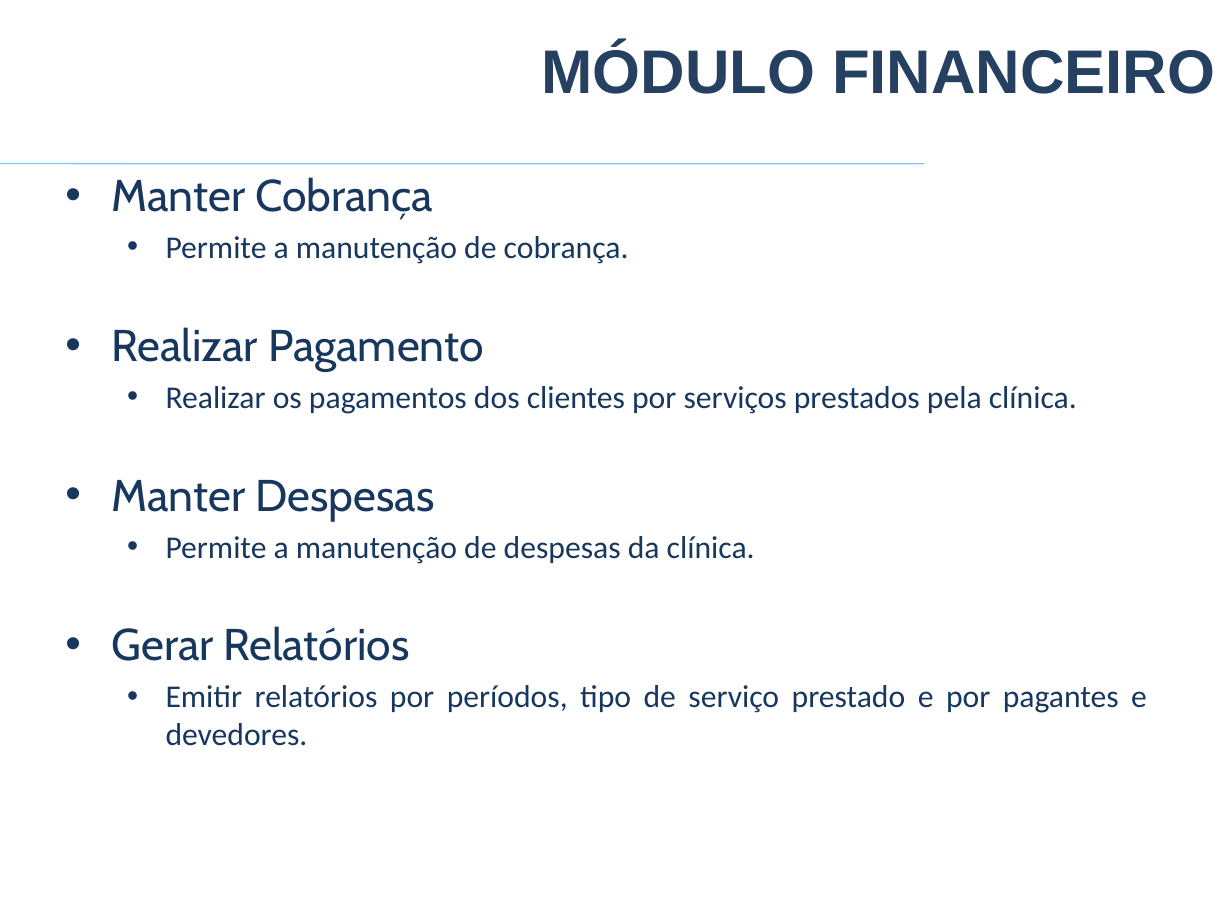
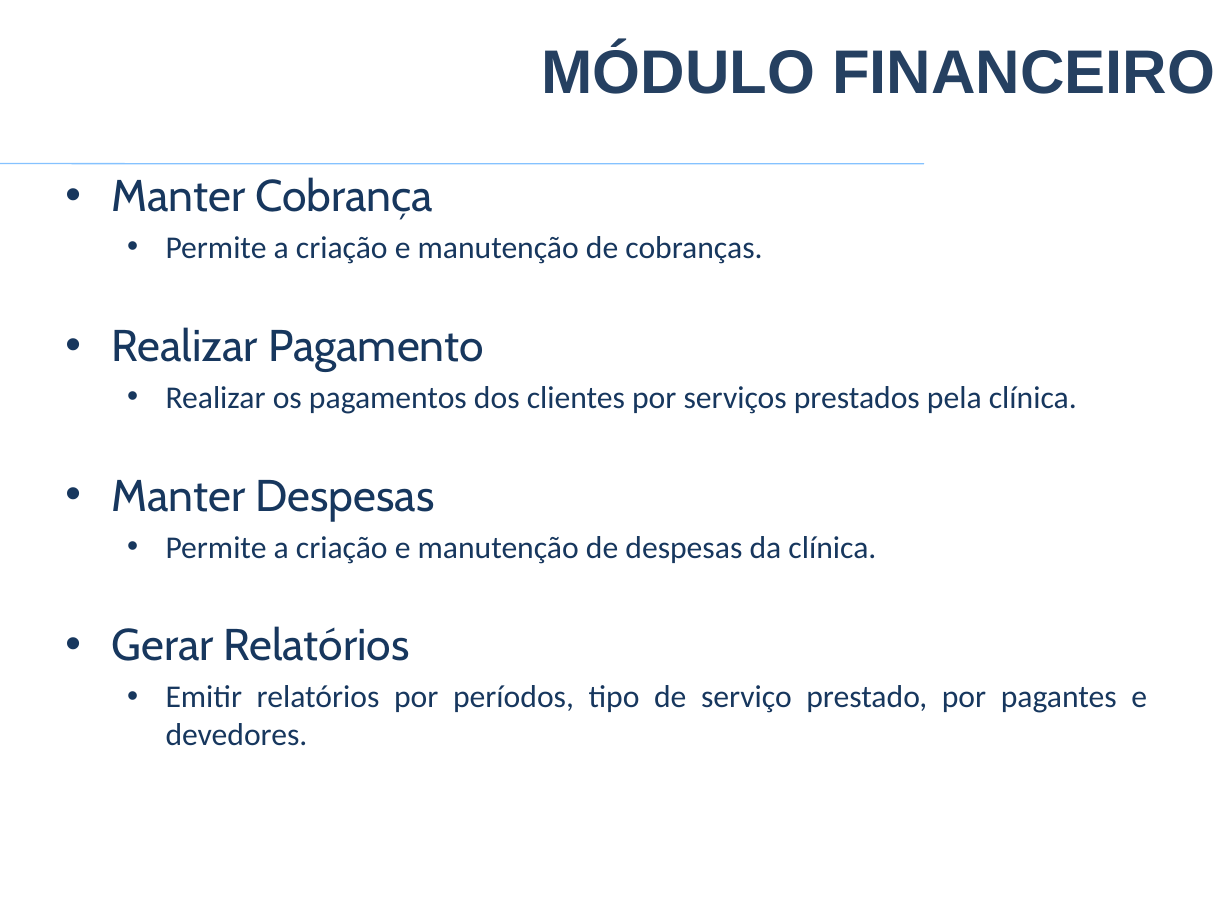
Before and after one commit to VagnerAlcantara/TCC, a slide deck: slide 19 of TCC/5º Encontro/2017-Apresentacao Psystem.pptx. Drawn at 1232x924 pixels with LibreOffice and Linux fonts; fonts in the diff are those of the drawing; background and template pictures are left out. Boxes give left, top, right and bottom in pixels: in the first picture for what was removed or moved away, otherwise in the second. Text is boxed around its words. In the diff, an @@ line names an element or a change of style, - is before the commit and + after.

Commit message:
Ajuste texto
Ajuste texto

```diff
--- a/TCC/5º Encontro/2017-Apresentacao Psystem.pptx
+++ b/TCC/5º Encontro/2017-Apresentacao Psystem.pptx
@@ text at bbox=[166, 236, 762, 264]: text changed @@
-  • Permite a manutenção de cobrança.
+  • Permite a criação e manutenção de cobranças.
@@ text at bbox=[166, 536, 876, 564]: text changed @@
-  • Permite a manutenção de despesas da clínica.
+  • Permite a criação e manutenção de despesas da clínica.
@@ text at bbox=[166, 685, 1147, 746]: text changed @@
-  • Emitir relatórios por períodos, tipo de serviço prestado e por pagantes e devedores.
+  • Emitir relatórios por períodos, tipo de serviço prestado, por pagantes e devedores.
```
